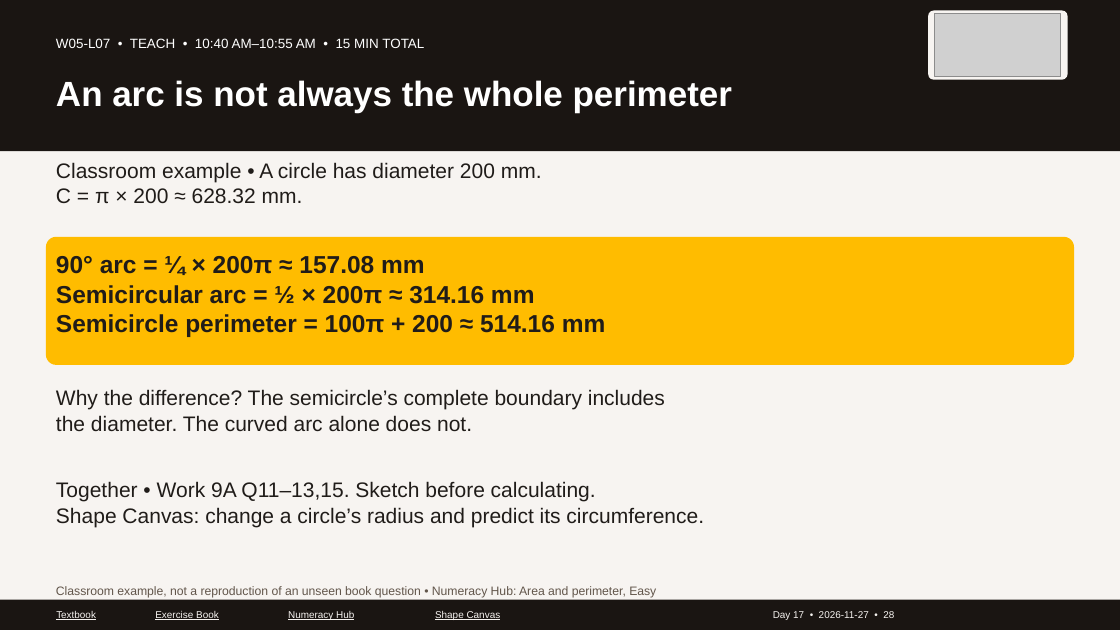
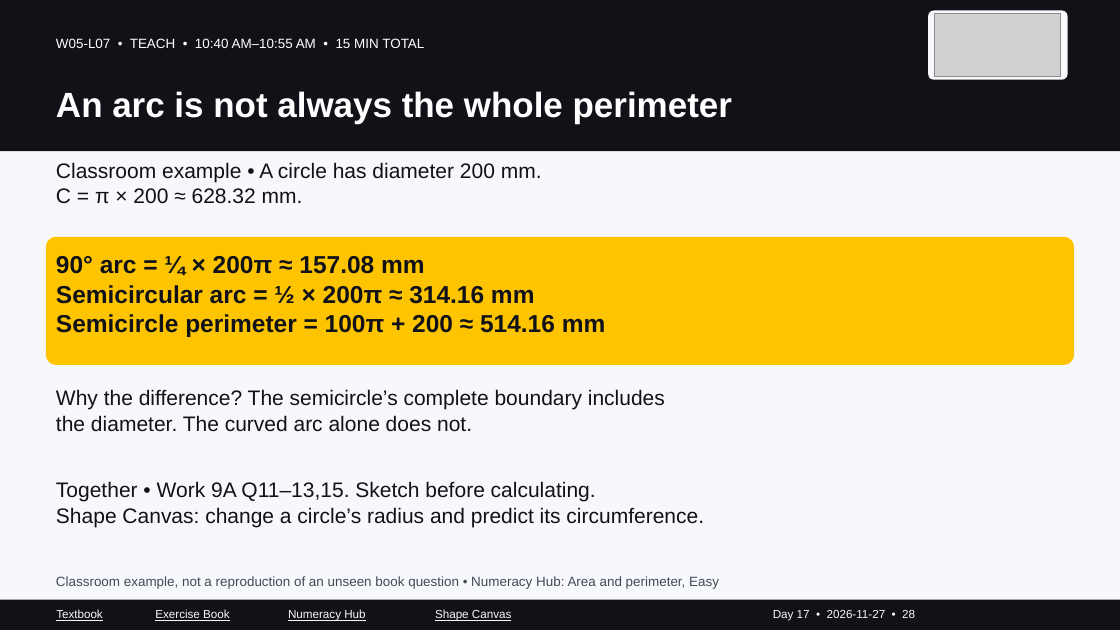
Before and after one commit to GOSTROGIS/access-trades-numeracy, a slide deck: slide 28 of carpentry/intake-141/PowerPoint/Day-17_2026-11-27_Week-5.pptx. Drawn at 1120x630 pixels with LibreOffice and Linux fonts; fonts in the diff are those of the drawing; grey boxes stand for pictures. Boxes give left, top, right and bottom in pixels: in the first picture for what was removed or moved away, otherwise in the second. Text is boxed around its words. In the diff, an @@ line names an element or a change of style, - is before the commit and + after.

Commit message:
Fix slide layout collisions and strengthen colour contrast

```diff
--- a/carpentry/intake-141/PowerPoint/Day-17_2026-11-27_Week-5.pptx
+++ b/carpentry/intake-141/PowerPoint/Day-17_2026-11-27_Week-5.pptx
@@ background #F7F4F1 to #F7F8FC @@
@@ rectangle at bbox=[0, 0, 1120, 151]: fill #1A1512 to #111218 @@
@@ text "An arc is not always ...": place and size @@
-text "An arc is not always ..." at bbox=[56, 80, 732, 113]
+text "An arc is not always ..." at bbox=[56, 91, 732, 124]
@@ rounded rectangle at bbox=[46, 237, 1075, 365]: fill #FFBC00 to #FFC400 @@
@@ text colour #201C19 to #111218 in 4 elements at bbox=[56, 162, 542, 204], bbox=[56, 256, 606, 337], bbox=[56, 389, 665, 432], bbox=[56, 481, 704, 527] @@
@@ text "Classroom example, not a reproduction ...": place and size @@
-text "Classroom example, not a reproduction ..." at bbox=[56, 586, 656, 598]
+text "Classroom example, not a reproduction ..." at bbox=[56, 576, 719, 589]
@@ text "Classroom example, not a reproduction ..." at bbox=[56, 576, 719, 589]: size 10.5 to 11.5 pt, text colour #62564B to #424957 @@
@@ rectangle at bbox=[0, 600, 1120, 630]: fill #1A1512 to #111218 @@
@@ size 8.5 to 10 pt, text colour #F7F4F1 to #F7F8FC; less space between paragraphs in 5 elements at bbox=[773, 610, 915, 621], bbox=[288, 609, 365, 621], bbox=[435, 609, 511, 621], bbox=[155, 609, 230, 621], bbox=[56, 609, 103, 621] @@
```
Also in this commit, not shown: 42 other slides changed, 51 other files.
